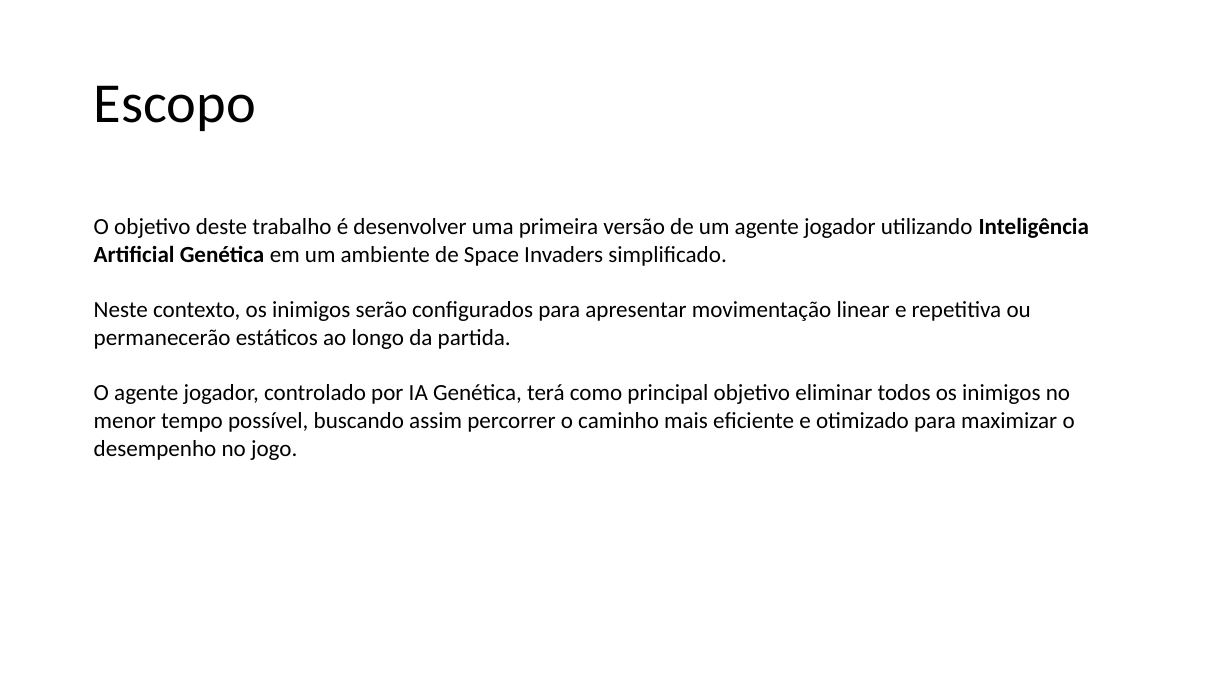
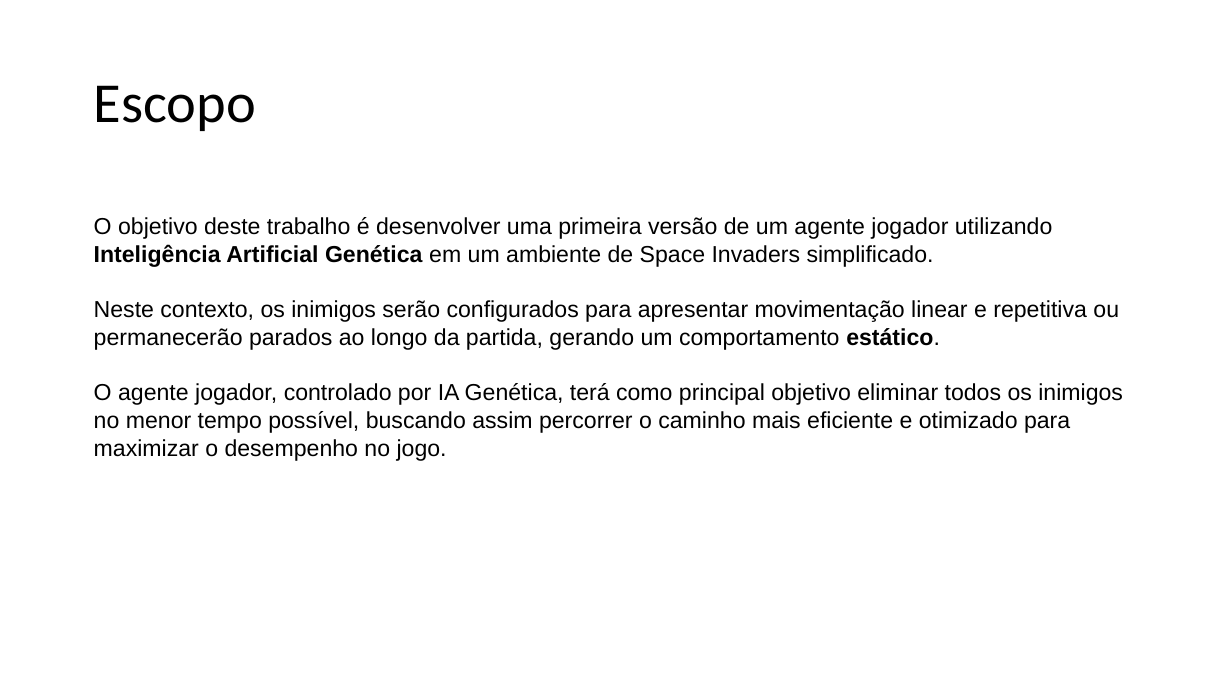
Before and after one commit to GustavoMaltaGuimaraesBrasil/TC2_IAGenetica, a slide deck: slide 10 of IA Genetica.pptx (slide 9 before the commit). Drawn at 1232x693 pixels with LibreOffice and Linux fonts; fonts in the diff are those of the drawing. Boxes give left, top, right and bottom in pixels: in the first picture for what was removed or moved away, otherwise in the second. Text is boxed around its words. In the diff, an @@ line names an element or a change of style, - is before the commit and + after.

```diff
--- a/IA Genetica.pptx
+++ b/IA Genetica.pptx
@@ text at [94,217,1123,461]: font Calibri to Arial in "O objetivo deste trabalho é desenvolver uma ...", "O agente jogador, controlado por IA Genética, ..." @@
@@ text at [94,300,1119,350]: text changed; font Calibri to Arial @@
-Neste contexto, os inimigos serão configurados para apresentar movimentação linear e repetitiva ou permanecerão estáticos ao longo da partida.
+Neste contexto, os inimigos serão configurados para apresentar movimentação linear e repetitiva ou permanecerão parados ao longo da partida, gerando um comportamento estático.
```
Also in this commit, not shown: 8 other slides changed, 1 slide added, 8 other files.
